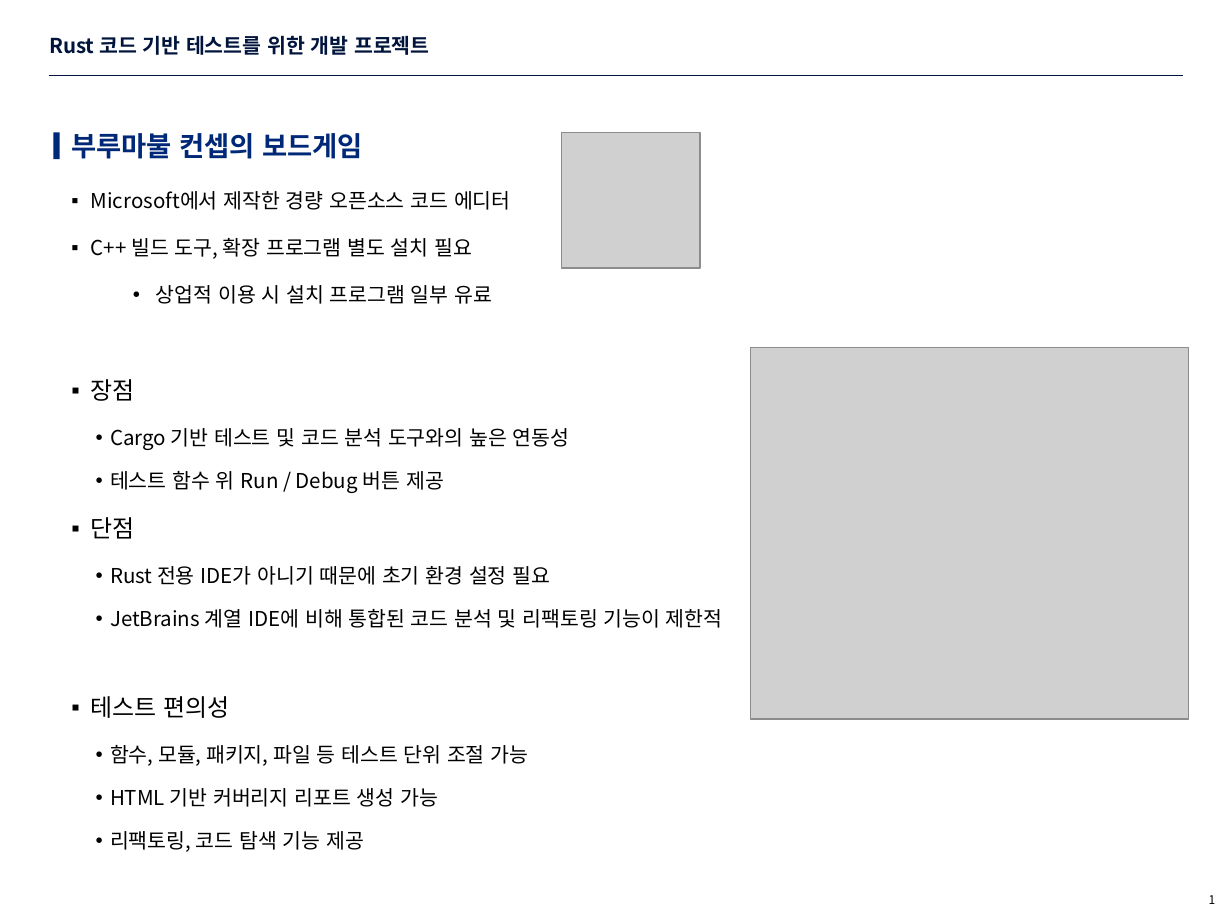
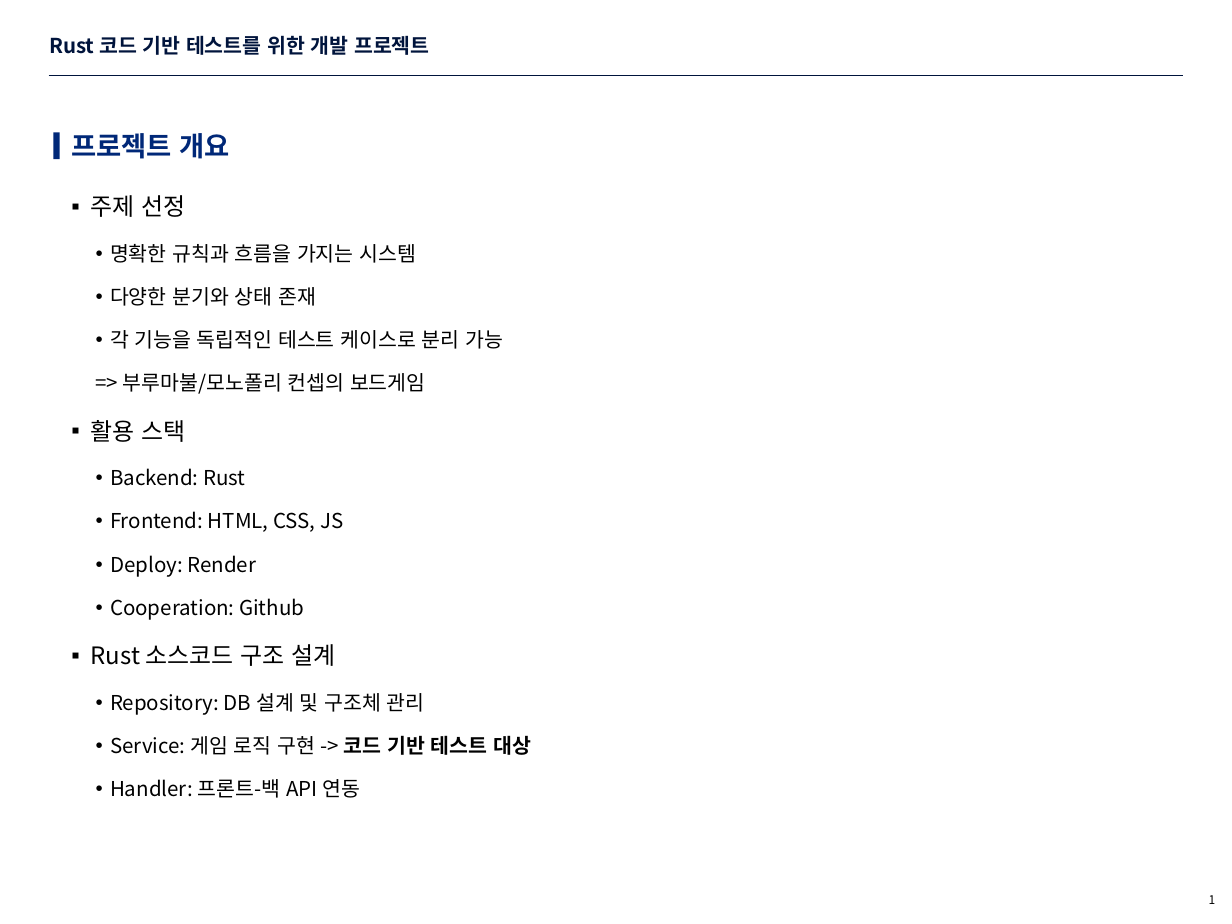
Before and after one commit to eisyxx/sure_rust_project, a slide deck: slide 1 of description/요구사항 명세서.pptx. Drawn at 1232x924 pixels with LibreOffice and Linux fonts; fonts in the diff are those of the drawing; grey boxes stand for pictures; background and template pictures are left out. Boxes give left, top, right and bottom in pixels: in the first picture for what was removed or moved away, otherwise in the second. Text is boxed around its words. In the diff, an @@ line names an element or a change of style, - is before the commit and + after.

Commit message:
add PPT draft

```diff
--- a/description/요구사항 명세서.pptx
+++ b/description/요구사항 명세서.pptx
@@ text at [71, 133, 229, 159]: text changed @@
-부루마불 컨셉의 보드게임
+프로젝트 개요
@@ picture removed at [562, 133, 701, 269] @@
@@ text "주제 선정" at [91, 195, 531, 798]: vertical alignment top to middle @@
@@ text at [91, 195, 531, 798]: text changed @@
-  ▪ Microsoft에서 제작한 경량 오픈소스 코드 에디터
-  ▪ C++ 빌드 도구, 확장 프로그램 별도 설치 필요
-    • 상업적 이용 시 설치 프로그램 일부 유료
-  ▪ 장점
-    • Cargo 기반 테스트 및 코드 분석 도구와의 높은 연동성
-    • 테스트 함수 위 Run / Debug 버튼 제공
-  ▪ 단점
-    • Rust 전용 IDE가 아니기 때문에 초기 환경 설정 필요
-    • JetBrains 계열 IDE에 비해 통합된 코드 분석 및 리팩토링 기능이 제한적
-  ▪ 테스트 편의성
-    • 함수, 모듈, 패키지, 파일 등 테스트 단위 조절 가능
-    • HTML 기반 커버리지 리포트 생성 가능
-    • 리팩토링, 코드 탐색 기능 제공
+  ▪ 주제 선정
+    • 명확한 규칙과 흐름을 가지는 시스템
+    • 다양한 분기와 상태 존재
+    • 각 기능을 독립적인 테스트 케이스로 분리 가능
+    => 부루마불/모노폴리 컨셉의 보드게임
+  ▪ 활용 스택
+    • Backend: Rust
+    • Frontend: HTML, CSS, JS
+    • Deploy: Render
+    • Cooperation: Github
+  ▪ Rust 소스코드 구조 설계
+    • Repository: DB 설계 및 구조체 관리
+    • Service: 게임 로직 구현 -> 코드 기반 테스트 대상
+    • Handler: 프론트-백 API 연동
@@ picture removed at [750, 347, 1188, 719] @@
```
Also in this commit, not shown: 4 slides added, 3 slides removed, 3 other files.
